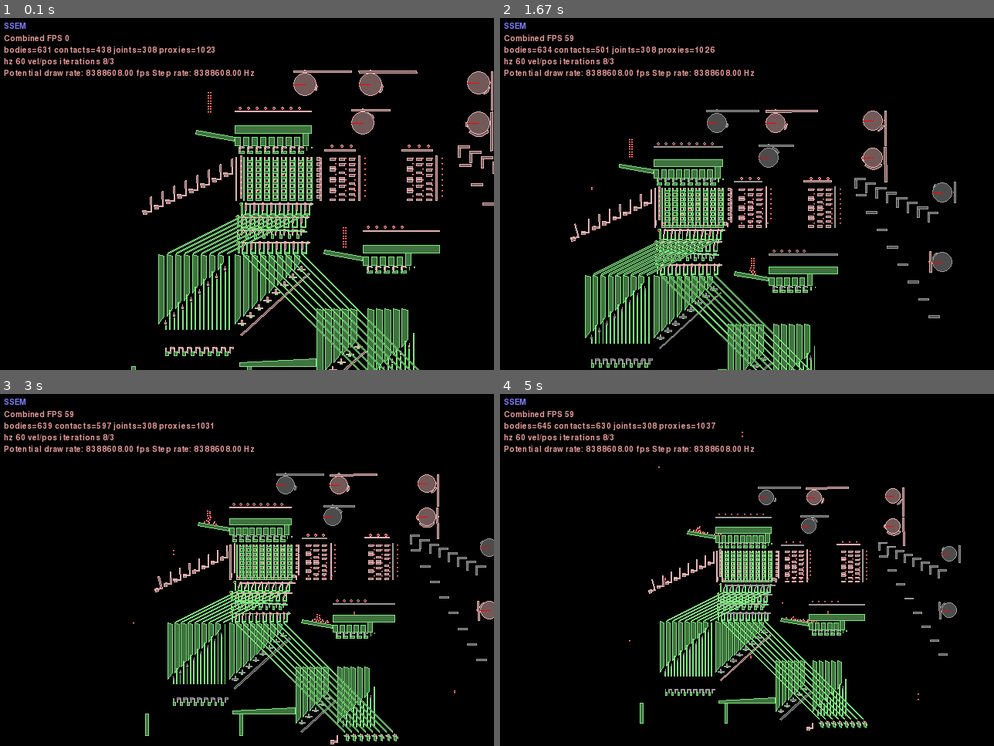
Above: before the commit, frames 1-4 (two rows, left to right).
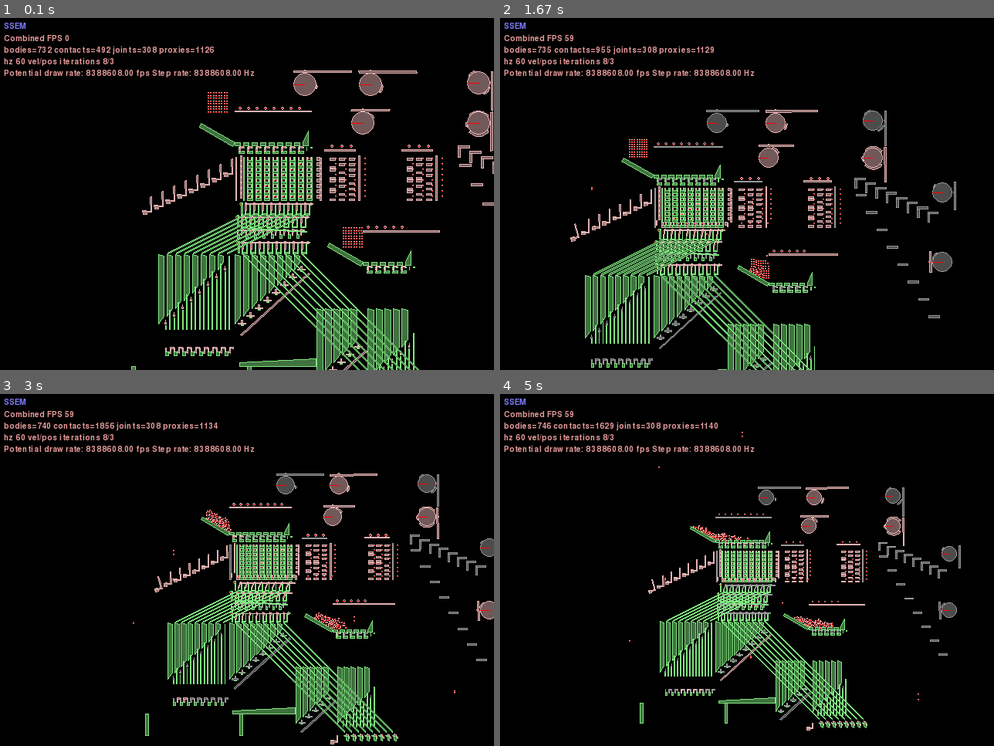
Above: after the commit, the same moments.

Repository: jmacarthur/box2d-ssem
Game: pygame game, started from main.py
The game is run twice, just before and just after one commit, with the same random seed, the same clock (stepped at 60 frames per second) and the same inputs.
Inputs (mouse positions are in pixels of both pictures, inside the frame that each line leads up to):
- Up to frame 1 (0.1 s): no input
- Up to frame 2 (1.67 s): hold Right 0.33-0.8 s; move the mouse to (727, 201) at 0.37 s; hold Up 0.83-1.13 s; move the mouse to (747, 208) at 0.87 s; tap Space at 0.9, 1.23, 1.53 s; tap X at 0.98 s; hold Right 1.17-1.63 s; move the mouse to (628, 186) at 1.2 s
- Up to frame 3 (3 s): hold Left 1.67-2.2 s; move the mouse to (296, 643) at 1.7 s; tap Space at 1.73, 2.03, 2.3, 2.63, 2.93 s; hold Down 2.23-2.53 s; move the mouse to (93, 647) at 2.27 s; tap X at 2.38 s; hold Left 2.57-2.97 s; move the mouse to (429, 689) at 2.6 s
- Up to frame 4 (5 s): hold Up 3-3.37 s; move the mouse to (806, 594) at 3.03 s; tap Space at 3.07, 3.47, 3.77, 4.13, 4.53, 4.83 s; hold Right 3.4-4.03 s; move the mouse to (756, 436) at 3.43 s; tap X at 3.55 s; hold Down 4.07-4.43 s; move the mouse to (628, 489) at 4.1 s; hold Left 4.47-4.93 s; move the mouse to (722, 658) at 4.5 s; hold Right from 4.97 s (still down)

The runs differ from the first frame. In frame 1, 1.8% of the frame differs, in the area x 7-99%, y 7-72%; in frame 2, 2.3%, in the area x 7-93%, y 7-77%; in frame 3, 2.2%; in frame 4, 1.9%.

Commit message:
Injector work; First regenerator now works

Diff:
--- a/main.py
+++ b/main.py
@@ -28,7 +28,7 @@
 pitch = 22
 follower_spacing = 14
 
-initial_memory = [ 0x1, 0x2, 0x4, 0x8, 0x10, 0x20, 0x40, 0x80 ]
+initial_memory = [ 0xFF, 0x2, 0x4, 0x8, 0x10, 0x20, 0x40, 0x80 ]
 
 bar_gate_raisers = False
 cam_speed = 0.1
@@ -234,20 +234,20 @@
         self.revolving_joint(bodyA=base_roller, bodyB=idler, anchor=(xpos,ypos))
 
     def injector(self, xpos, ypos, attachment_body, injector_crank_array, columns=8):
-        intake_angle = radians(10)
-        height = 40
+        intake_angle = 30
+        height = 8
         crank_offset = pitch-10
         crank_y = 19
 
         intake_vertices = [ (0,0), (100,0), (100,10), (0,10) ]
-        intake_vertices = rotate_polygon(intake_vertices, -180 - 10)
-        intake_vertices = self.translate_points(intake_vertices, xpos, ypos+55)
+        intake_vertices = rotate_polygon(intake_vertices, -180-intake_angle)
+        intake_vertices = self.translate_points(intake_vertices, xpos, ypos+40)
         self.add_static_polygon(intake_vertices)
 
 
         for c in range(0,columns):
-            divider_height = 23
-            height2 =        23
+            divider_height = 8
+            height2 =        8
             divider_vertices = [ (0,0), (pitch-7,0), (pitch-7,divider_height), (0,height2) ]
             divider_vertices = self.translate_points(divider_vertices, xpos+c*pitch, ypos+pitch+10)
             self.add_static_polygon(divider_vertices)
@@ -256,7 +256,7 @@
             self.add_static_polygon([ (10,-20), (24,-20), (24,-13), (10,-15)], xpos+c*pitch, ypos+pitch+10)
 
             bellcrank_shape = [ fixtureDef(shape=makeBox(c*pitch+xpos+crank_offset, ypos+crank_y+9, 10, 3), density=1.0, filter=filters[1]),
-                                fixtureDef(shape=makeBox(c*pitch+xpos+crank_offset, ypos+crank_y, 3, 12), density=1.0, filter=filters[0]) ]
+                                fixtureDef(shape=makeBox(c*pitch+xpos+crank_offset, ypos+crank_y, 3, 12), density=1.0, filter=filter(groupIndex=1, categoryBits=0x0002, maskBits=0xFFFE)) ]
 
             bellcrank = self.add_multifixture(bellcrank_shape)
             anchorpos = (xpos+c*pitch+crank_offset, ypos+crank_y+10)
@@ -278,15 +278,15 @@
             self.add_static_polygon([ (10,-12), (11,-12), (11,-3), (10,-3)], xpos+c*pitch, ypos+pitch+10)
 
             # Thing that stops all the ball bearings rolling over the one in the crank
-            self.add_static_polygon([(22,-6), (23,-6), (23,-3), (22,-3)], xpos+c*pitch+1, ypos+pitch+10)
+            self.add_static_polygon([(20,-6), (23,-6), (23,-3), (20,-3)], xpos+c*pitch+1, ypos+pitch+10)
 
         # roof
-        roof_height=-20
-        self.add_static_polygon([ (0,roof_height), (9*pitch,roof_height), (9*pitch,0), (0,0) ],
-                                xpos, ypos+height+45)
+        #        roof_height=-20
+        #        self.add_static_polygon([ (0,roof_height), (9*pitch,roof_height), (9*pitch,0), (0,0) ],
+        #                                xpos, ypos+height+45)
 
         # End stop on the right
-        self.add_static_polygon([ (0,0), (pitch-7,0), (pitch-7,height), (0,height) ], xpos+columns*pitch, ypos+pitch+10)
+        self.add_static_polygon([ (0,0), (pitch-7,0), (pitch-7,height+30), (0,height) ], xpos+columns*pitch, ypos+pitch+10)
         return raiser_bar
 
     def add_ball_bearing(self, xpos, ypos, plane):
@@ -650,7 +650,7 @@
         groundBody = self.world.CreateStaticBody(shapes=groundBox)
         # Initial charge for main injector
         for r in range(0,8):
-            for i in range(0,2):
+            for i in range(0,8):
                 test_data = self.add_ball_bearing(-100+7*i,230+7*r,0)
         self.injector_cranks = []
         self.injector(-32,110, groundBody, injector_crank_array=self.injector_cranks)
@@ -666,7 +666,7 @@
         pc_injector_raiser = self.injector(300,-200, groundBody, injector_crank_array=self.pc_injector_cranks, columns=5)
         # Initial charge for PC injector
         for r in range(0,8):
-            for i in range(0,2):
+            for i in range(0,8):
                 test_data = self.add_ball_bearing(250+7*i,-120+7*r,0)
         self.subtractor(-13,-170, groundBody)
         self.lower_regenerators = []
@@ -705,20 +705,20 @@
         self.distance_joint(follower_body, pc_injector_raiser)
 
         # Cam 2: Main memory selector lifter
-        follower_body = self.add_cam(150,300, groundBody, 150, bumps=[(0.25,0.05)])
+        follower_body = self.add_cam(150,300, groundBody, 150, bumps=[(0.25,0.04)])
         print("Attachemnt point on cam is {}".format(follower_body.attachment_point))
         self.distance_joint(follower_body, memory_selector_holdoff)
 
         # Cam 2: Memory returner
-        follower_body = self.add_cam(600,305, groundBody, 100, horizontal=True, bumps=[(0.05, 0.1)])
+        follower_body = self.add_cam(600,305, groundBody, 100, horizontal=True, bumps=[(0.05, 0.1), (0.60,0.1)])
         self.distance_joint(follower_body, self.memory_returning_gate)
 
         # Cam 4: Memory holdoff
-        follower_body = self.add_cam(600,200, groundBody, 100, horizontal=True, bumps=[(0.1,0.3), (0.45,0.05)],axis_offset=-1)
+        follower_body = self.add_cam(600,200, groundBody, 100, horizontal=True, bumps=[(0.1,0.3), (0.45,0.05), (0.61,0.3)],axis_offset=-1)
         self.distance_joint(follower_body, memory_follower_holdoff)
 
         # Cam 5: Regenerator 1
-        follower_body = self.add_cam(800, 100, groundBody, 60, horizontal=True, bumps=[(0.57,0.05)])
+        follower_body = self.add_cam(800, 100, groundBody, 80, horizontal=True, bumps=[(0.57,0.05)])
         self.distance_joint(follower_body, upper_regen_control)
 
         # Cam 6: Split to instruction counter/reg
